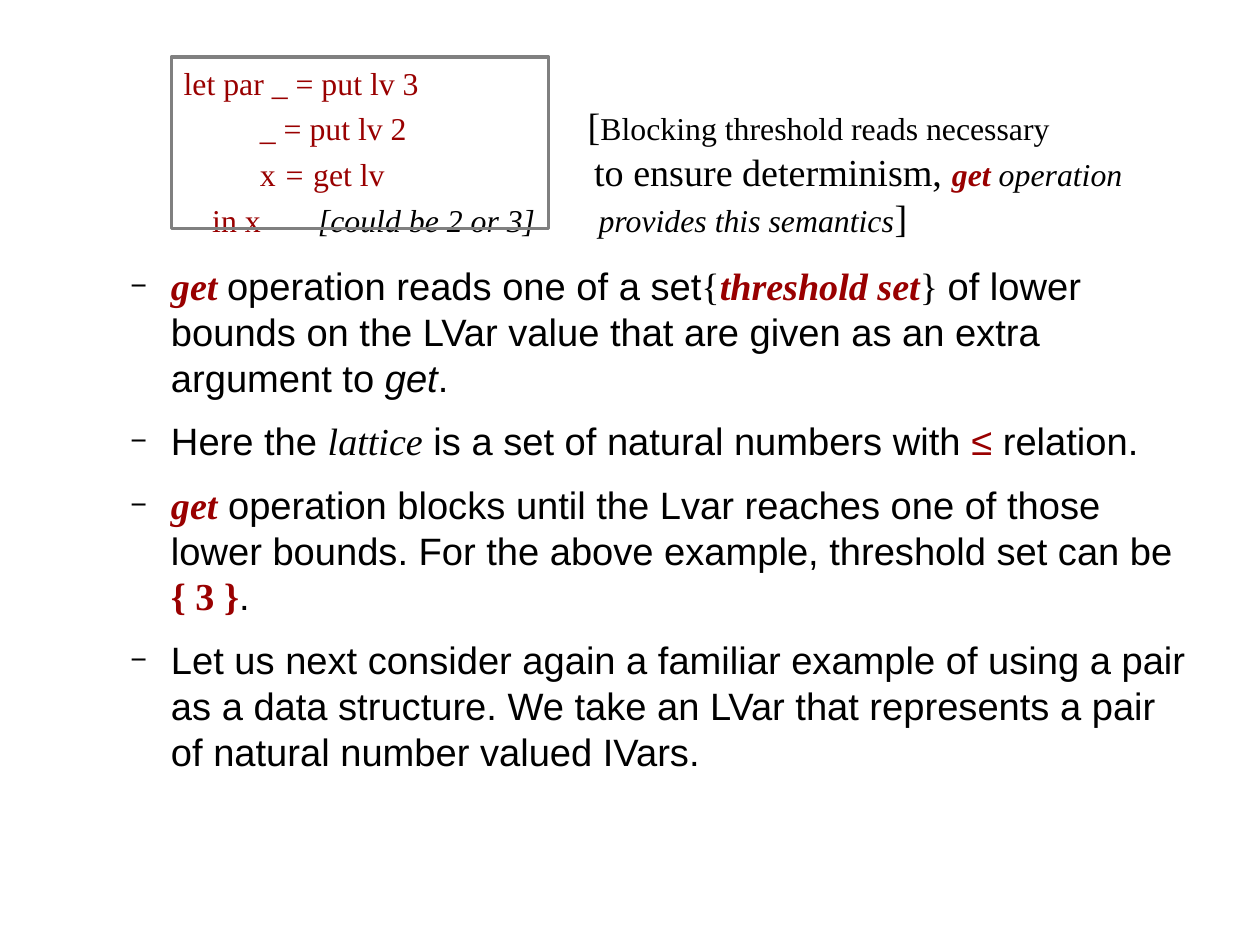
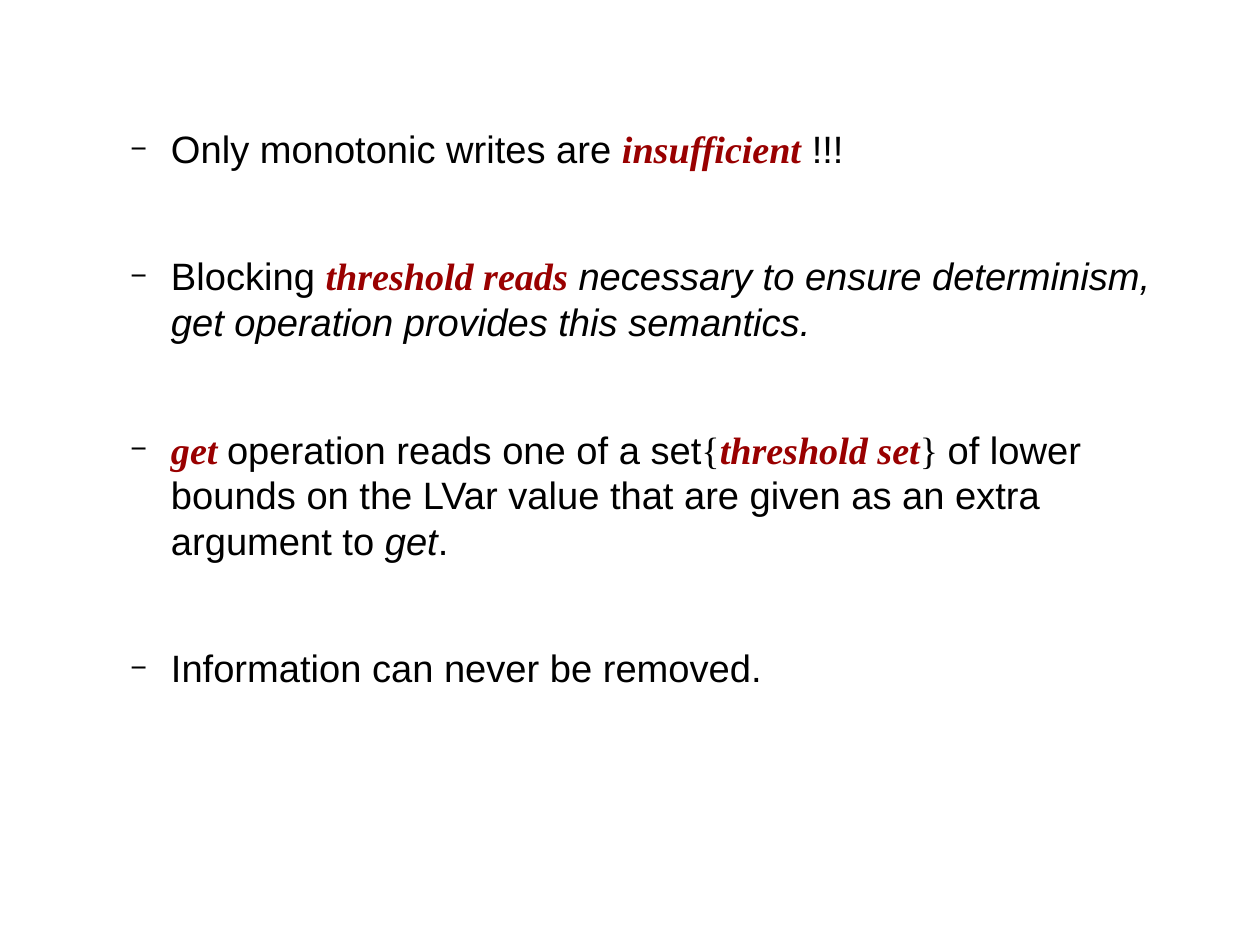
Before and after one commit to sentinel88/Personal, a slide deck: slide 8 of Talk.odp. Drawn at 1260x945 pixels with LibreOffice and Linux fonts; fonts in the diff are those of the drawing. Boxes give left, top, right and bottom in pixels: in the first picture for what was removed or moved away, otherwise in the second. Text is boxed around its words. In the diff, an @@ line names an element or a change of style, - is before the commit and + after.

```diff
--- a/Talk.odp
+++ b/Talk.odp
@@ rectangle removed at <box>172,57,549,229</box> @@
@@ text at <box>171,135,1150,344</box>: text changed; size 20 to 24 pt; font Times New Roman to Arial; italic on @@
-let par _ = put lv 3 _ = put lv 2 [Blocking threshold reads necessary x = get lv to ensure determinism, get operation in x [could be 2 or 3] provides this semantics]
+  − Only monotonic writes are insufficient !!!
+  − Blocking threshold reads necessary to ensure determinism, get operation provides this semantics.
@@ text at <box>171,654,762,683</box>: text changed @@
-  − Here the lattice is a set of natural numbers with ≤ relation.
-  − get operation blocks until the Lvar reaches one of those lower bounds. For the above example, threshold set can be { 3 }.
-  − Let us next consider again a familiar example of using a pair as a data structure. We take an LVar that represents a pair of natural number valued IVars.
+  − Information can never be removed.
```
Also in this commit, not shown: 8 other slides changed, 3 other files.
